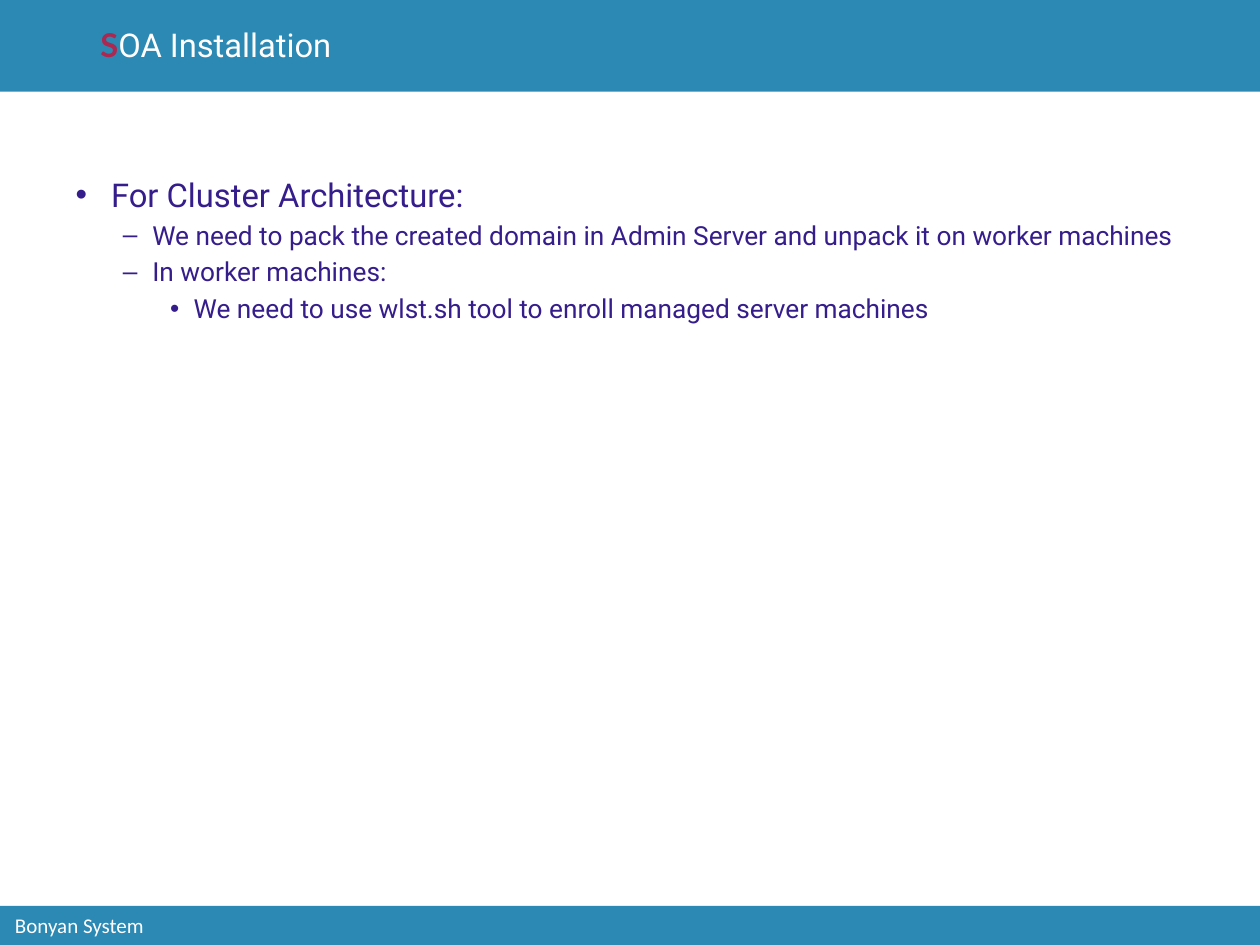
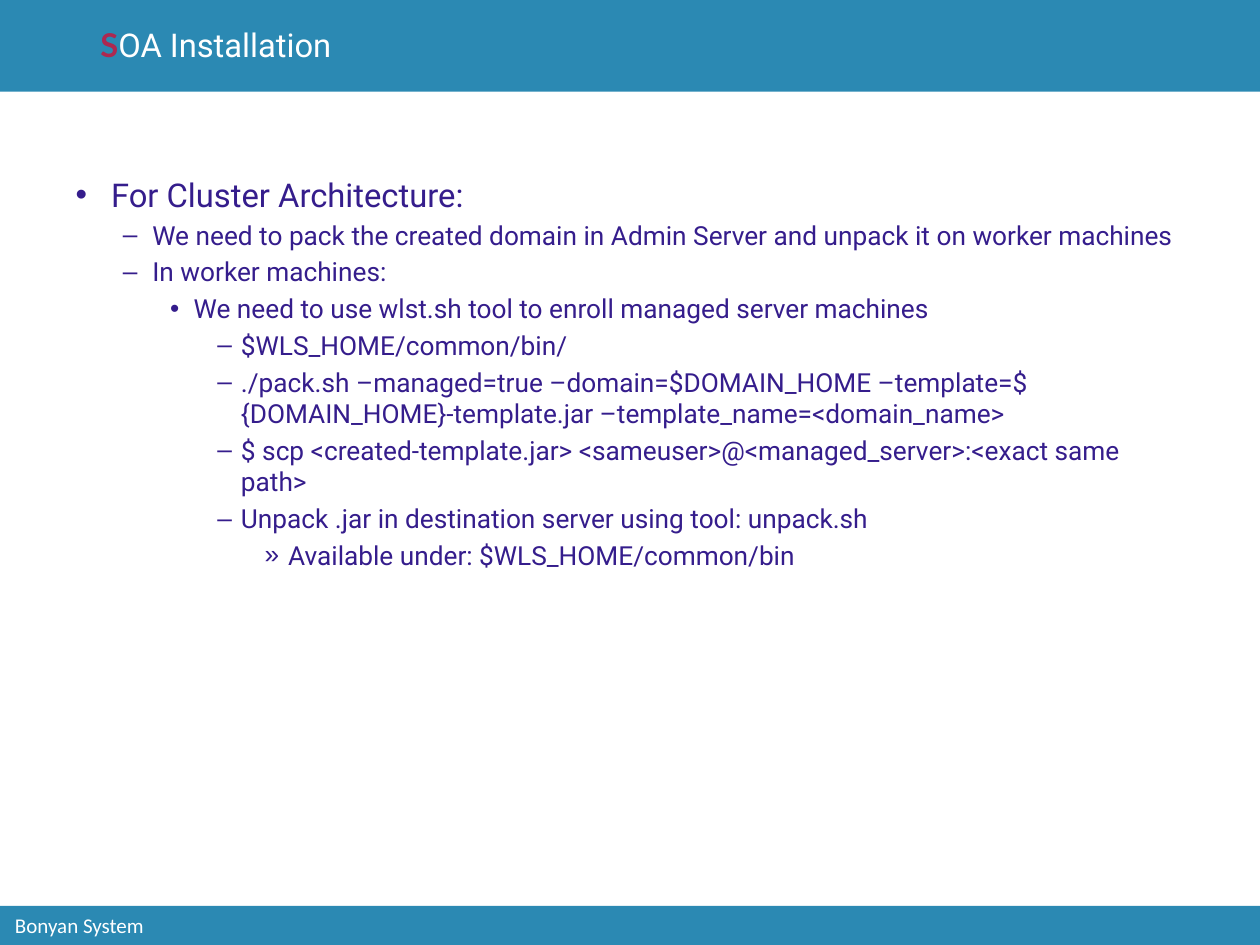
Before and after one commit to catcry/soaTraining, a slide deck: slide 19 of Presentation/soaTrainingPresentation.pptx. Drawn at 1260x945 pixels with LibreOffice and Linux fonts; fonts in the diff are those of the drawing; background and template pictures are left out. Boxes give left, top, right and bottom in pixels: in the first picture for what was removed or moved away, otherwise in the second. Text is boxed around its words. In the diff, an @@ line names an element or a change of style, - is before the commit and + after.

```diff
--- a/Presentation/soaTrainingPresentation.pptx
+++ b/Presentation/soaTrainingPresentation.pptx
@@ text at (241, 333, 1120, 568): paragraphs added @@
+      – $WLS_HOME/common/bin/
+      – ./pack.sh –managed=true –domain=$DOMAIN_HOME –template=${DOMAIN_HOME}-template.jar –template_name=<domain_name>
+      – $ scp <created-template.jar> <sameuser>@<managed_server>:<exact same path>
+      – Unpack .jar in destination server using tool: unpack.sh
+        » Available under: $WLS_HOME/common/bin
```
Also in this commit, not shown: 3 other slides changed, 1 slide added.
